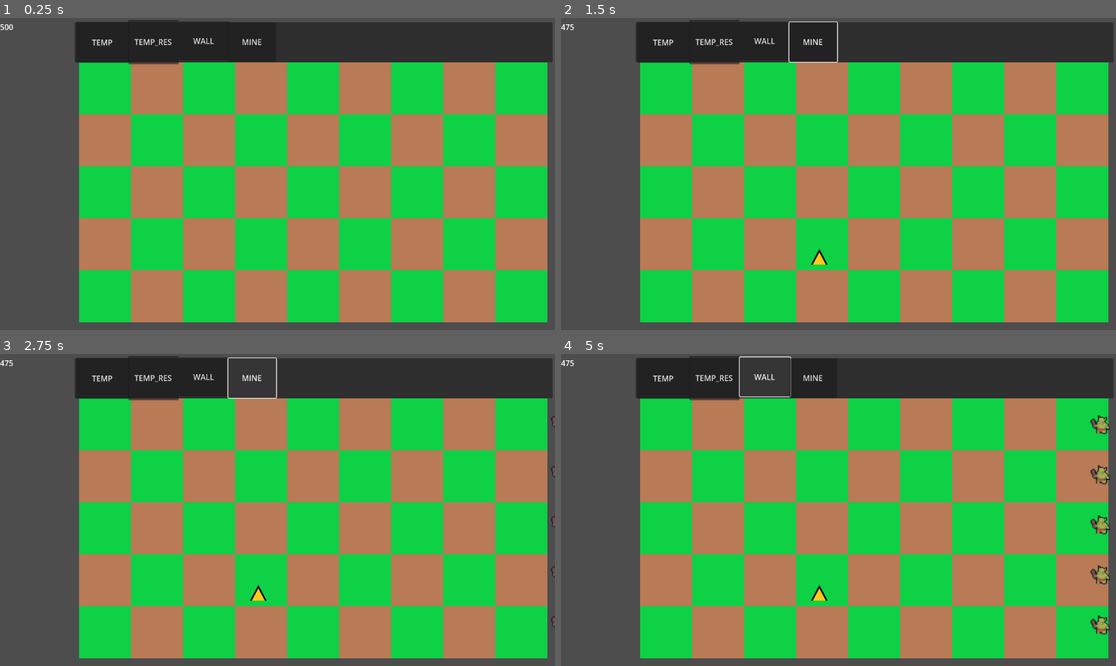
Above: before the commit, frames 1-4 (two rows, left to right).
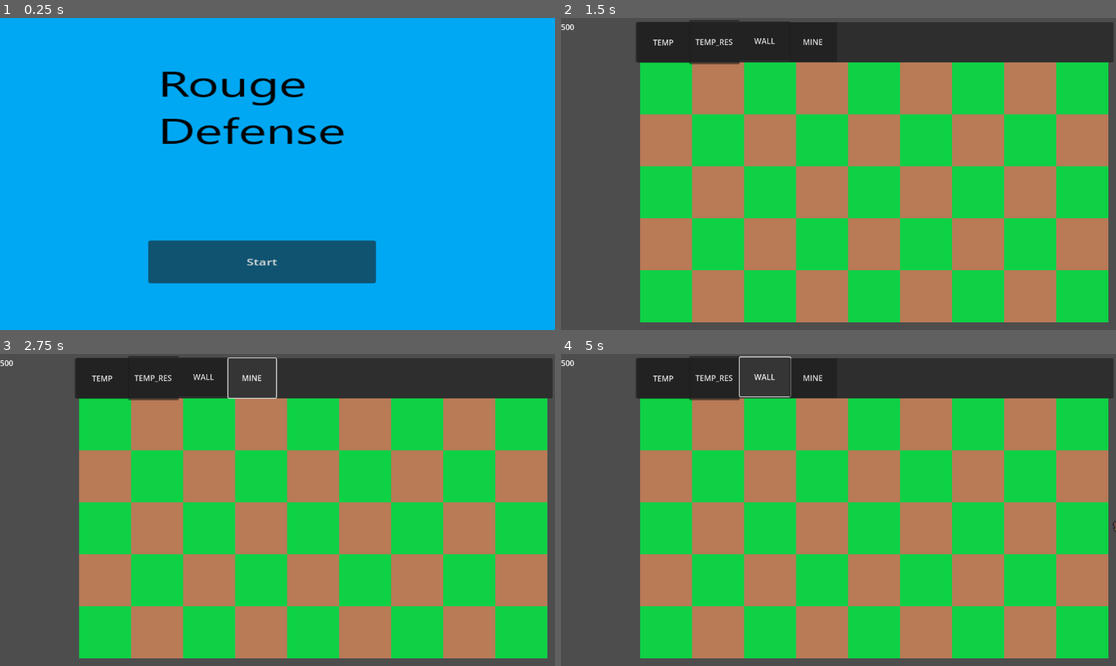
Above: after the commit, the same moments.

Repository: irule4567/RogueDefense
Game: Godot game, scene res://Gameplay Scenes/main_menu.tscn
Same seed, same stepped clock (60 frames per second), same inputs: the game is played once before the commit and once after it. Before the commit the project starts from res://testing.tscn.
Inputs (mouse positions are in pixels of both pictures, inside the frame that each line leads up to):
- Up to frame 1 (0.25 s): no input
- Up to frame 2 (1.5 s): click (810, 42) at 0.5 s, where only the run before the commit has a clickable "MINE"; click (821, 261) at 1.25 s, where only the run after the commit has a clickable "Start"
- Up to frame 3 (2.75 s): click "MINE" at 2 s
- Up to frame 4 (5 s): click "TEMP" at 2.75 s; click "TEMP_RES" at 3.5 s; click "WALL" at 4.25 s

The runs differ from the first frame. In frame 1, 100% of the frame differs, in the area x 0-100%, y 0-100%; in frame 2, 0.2%; in frame 3, 0.2%; in frame 4, 0.9%.

Commit message:
Added menu, recharges, and spawning outline
Added main menu. Currently just has title and start button.
Added functional recharges. Still need to find some way to visually indicate the recharges to the player.
Added a basic outline of how wave spawning and progression will work.
Fixed minor misalignment with lanes that enemies follow.

Diff:
--- a/Rouge Defense/MainGrid.gd
+++ b/Rouge Defense/Gameplay Scenes/MainGrid.gd
@@ -9,7 +9,7 @@
 var building
 var resource_count
 var deck = [] # Array of tower names for towers available in the level
-var recharges = [] # Array of current recharge times for each tower
+var recharges = [] # Array of current recharge times for each tower. Currently just has whether the tower is recharged or not
 @onready var resource_label = $/root/Testing/ResourceCount
 
 
@@ -19,7 +19,7 @@
 	for i in TowerProperties.tower_data.keys():
 		#print(TowerProperties.tower_data.get(i))
 		deck.append(TowerProperties.tower_data.get(i))
-		recharges.append(0)
+		recharges.append(false)
 	for x in GridWidth:
 		for y in GridHeight:
 			Dic[str(Vector2(x,y))] = {
@@ -29,7 +29,7 @@
 			#set_cell(0, Vector2(x,y), 0, Vector2i(0,0), 0)
 
 func _process(delta):
-	print(recharges)
+	#print(recharges)
 	resource_label.set_text(str(resource_count))
 	var tile = local_to_map(get_global_mouse_position())
 
@@ -37,8 +37,8 @@
 	#if Dic.has(str(tile)):
 		##set_cell(1, tile, 1, Vector2i(0,0), 0)
 		#print(Dic[str(tile)])
-
-	if Input.is_action_pressed("Click") && building == true && TowerProperties.tower_data[Selected_tower].cost <= resource_count && Dic.has(str(tile)):
+	# Check for click, selected tower, resources, tile exists, and recharge
+	if Input.is_action_pressed("Click") && building == true && TowerProperties.tower_data[Selected_tower].cost <= resource_count && Dic.has(str(tile)) && recharges[deck.find(TowerProperties.tower_data[Selected_tower])] == false:
 		#print("Place tower ", Selected_tower, " at position", Dic[str(tile)])
 		if Dic[str(tile)]["Taken"] == false:
 			Dic[str(tile)]["Taken"] = true
@@ -47,7 +47,15 @@
 			new_tower.position = tile*Vector2i(108,108)+Vector2i(54,54)
 			building = false
 			resource_count = resource_count - TowerProperties.tower_data[Selected_tower].cost
-			recharges[deck.find(TowerProperties.tower_data[Selected_tower])] = TowerProperties.tower_data[Selected_tower].recharge
+			_set_tower_timer(Selected_tower)
+
+			#var tower_timer = Timer.new()
+			#add_child(tower_timer)
+			#tower_timer.wait_time = TowerProperties.tower_data[Selected_tower].recharge
+			#tower_timer.one_shot = true
+			#tower_timer.start()
+			#tower_timer.connect("timeout", self, "_on_timer_timeout")
+			#recharges[deck.find(TowerProperties.tower_data[Selected_tower])] = tower_timer
 
 
 
@@ -78,3 +86,10 @@
 func _on_button_pressed():
 	Selected_tower = "Mine"
 	building = true
+
+func _set_tower_timer(tower):
+	recharges[deck.find(TowerProperties.tower_data[tower])] = true
+	#print("before timer")
+	await get_tree().create_timer(TowerProperties.tower_data[tower].recharge).timeout
+	#print("after timer")
+	recharges[deck.find(TowerProperties.tower_data[tower])] = false
--- /dev/null
+++ b/Rouge Defense/Gameplay Scenes/SpawingAlgorithm.gd
@@ -0,0 +1,39 @@
+extends Node
+
+var waveData = []
+
+var credits = [] # Credits per wave
+
+var num_waves
+
+var time_between_waves
+
+var initial_wait
+
+signal spawn_new_wave(waveData)
+
+# Called when the node enters the scene tree for the first time.
+func _ready():
+	credits = [1, 2, 3, 5, 8, 11, 14]
+	num_waves = credits.size()
+	time_between_waves = 3
+	initial_wait = 1
+	await get_tree().create_timer(initial_wait).timeout
+	_set_new_wave(0)
+	#waveData = [["Basic_Enemy", 1], ["Basic_Enemy", 2], ["Basic_Enemy", 3], ["Basic_Enemy", 4], ["Basic_Enemy", 5]]
+
+
+# Called every frame. 'delta' is the elapsed time since the previous frame.
+func _process(delta):
+	pass
+
+func _set_new_wave(wave):
+	for i in credits[wave]:
+		var lane = randi() % 5 + 1
+		waveData.append(["Basic_Enemy", lane])
+	spawn_new_wave.emit(waveData)
+	await get_tree().create_timer(time_between_waves).timeout
+	print("Timer ends")
+	print(wave)
+	if wave+1 < num_waves:
+		_set_new_wave(wave + 1)
--- /dev/null
+++ b/Rouge Defense/Gameplay Scenes/StartButton.gd
@@ -0,0 +1,15 @@
+extends Button
+@onready var main_game = preload("res://Gameplay Scenes/testing.tscn").instantiate()
+
+# Called when the node enters the scene tree for the first time.
+func _ready():
+	pass # Replace with function body.
+
+
+# Called every frame. 'delta' is the elapsed time since the previous frame.
+func _process(delta):
+	pass
+
+
+func _on_pressed():
+	get_tree().change_scene_to_file("res://Gameplay Scenes/testing.tscn")
--- /dev/null
+++ b/Rouge Defense/Gameplay Scenes/main_menu.tscn
@@ -0,0 +1,26 @@
+[gd_scene load_steps=3 format=3 uid="uid://u6xvo0fuqcfe"]
+
+[ext_resource type="Texture2D" uid="uid://ryjqnx0fvu4c" path="res://Assets/Title.png" id="1_aeggq"]
+[ext_resource type="Script" path="res://Gameplay Scenes/StartButton.gd" id="2_jelbv"]
+
+[node name="MainMenu" type="Node2D"]
+
+[node name="TitleBackground" type="TextureRect" parent="."]
+offset_right = 696.0
+offset_bottom = 564.0
+texture = ExtResource("1_aeggq")
+
+[node name="Camera2D" type="Camera2D" parent="."]
+anchor_mode = 0
+zoom = Vector2(1.7, 1.15)
+
+[node name="StartButton" type="Button" parent="."]
+offset_left = 181.0
+offset_top = 402.0
+offset_right = 459.0
+offset_bottom = 479.0
+text = "Start
+"
+script = ExtResource("2_jelbv")
+
+[connection signal="pressed" from="StartButton" to="StartButton" method="_on_pressed"]
--- /dev/null
+++ b/Rouge Defense/Gameplay Scenes/testing.gd
@@ -0,0 +1,16 @@
+extends Node2D
+
+# Called when the node enters the scene tree for the first time.
+func _ready():
+	pass
+
+
+# Called every frame. 'delta' is the elapsed time since the previous frame.
+func _process(delta):
+	pass
+
+
+func _on_spawing_algorithm_spawn_new_wave(waveData):
+	for i in waveData:
+		var enemy = load("res://Enemies/" + i[0] + ".tscn").instantiate()
+		get_node("Lane" + str(i[1]) + "path").add_child(enemy, true)
--- a/Rouge Defense/testing.tscn
+++ b/Rouge Defense/Gameplay Scenes/testing.tscn
@@ -1,9 +1,10 @@
-[gd_scene load_steps=13 format=3 uid="uid://h1jrfc40y2b8"]
+[gd_scene load_steps=14 format=3 uid="uid://h1jrfc40y2b8"]
 
 [ext_resource type="Texture2D" uid="uid://cj8ivpf3e30re" path="res://Assets/Green_Tile.png" id="1_flg64"]
-[ext_resource type="Script" path="res://testing.gd" id="1_jtmp6"]
+[ext_resource type="Script" path="res://Gameplay Scenes/testing.gd" id="1_jtmp6"]
 [ext_resource type="Texture2D" uid="uid://vadgd1lyvnhr" path="res://Assets/Brown_Tile.png" id="2_spw6n"]
-[ext_resource type="Script" path="res://MainGrid.gd" id="2_w0saf"]
+[ext_resource type="Script" path="res://Gameplay Scenes/MainGrid.gd" id="2_w0saf"]
+[ext_resource type="Script" path="res://Gameplay Scenes/SpawingAlgorithm.gd" id="5_1v33r"]
 
 [sub_resource type="TileSetAtlasSource" id="TileSetAtlasSource_0ymea"]
 texture = ExtResource("1_flg64")
@@ -80,31 +81,31 @@
 
 [sub_resource type="Curve2D" id="Curve2D_n0c6g"]
 _data = {
-"points": PackedVector2Array(0, 0, 0, 0, 1056, 52, 0, 0, 0, 0, 0, 52)
+"points": PackedVector2Array(0, 0, 0, 0, 1056, 54, 0, 0, 0, 0, 0, 54)
 }
 point_count = 2
 
 [sub_resource type="Curve2D" id="Curve2D_a8ccb"]
 _data = {
-"points": PackedVector2Array(0, 0, 0, 0, 1056, 156, 0, 0, 0, 0, 0, 156)
+"points": PackedVector2Array(0, 0, 0, 0, 1056, 162, 0, 0, 0, 0, 0, 162)
 }
 point_count = 2
 
 [sub_resource type="Curve2D" id="Curve2D_0hthd"]
 _data = {
-"points": PackedVector2Array(0, 0, 0, 0, 1056, 260, 0, 0, 0, 0, 0, 260)
+"points": PackedVector2Array(0, 0, 0, 0, 1056, 270, 0, 0, 0, 0, 0, 270)
 }
 point_count = 2
 
 [sub_resource type="Curve2D" id="Curve2D_iqxjh"]
 _data = {
-"points": PackedVector2Array(0, 0, 0, 0, 1056, 364, 0, 0, 0, 0, 0, 364)
+"points": PackedVector2Array(0, 0, 0, 0, 1056, 378, 0, 0, 0, 0, 0, 378)
 }
 point_count = 2
 
 [sub_resource type="Curve2D" id="Curve2D_c74w4"]
 _data = {
-"points": PackedVector2Array(0, 0, 0, 0, 1056, 468, 0, 0, 0, 0, 0, 468)
+"points": PackedVector2Array(0, 0, 0, 0, 1056, 486, 0, 0, 0, 0, 0, 486)
 }
 point_count = 2
 
@@ -145,8 +146,6 @@
 offset_bottom = 84.0
 text = "TEMP"
 
-[node name="Tower_Recharge" type="Timer" parent="PanelContainer/Towers/Tower_Button"]
-
 [node name="Resource_Producer_button" type="Button" parent="PanelContainer/Towers"]
 layout_mode = 0
 offset_left = 111.0
@@ -190,6 +189,9 @@
 offset_top = -85.0
 offset_right = -7.0
 offset_bottom = -2.0
+
+[node name="SpawingAlgorithm" type="Node" parent="."]
+script = ExtResource("5_1v33r")
 
 [connection signal="child_exiting_tree" from="MainGrid/Towers" to="MainGrid" method="_on_towers_child_exiting_tree"]
 [connection signal="timeout" from="MainGrid/PassiveIncomeTimer" to="MainGrid" method="_on_passive_income_timer_timeout"]
@@ -197,3 +199,4 @@
 [connection signal="pressed" from="PanelContainer/Towers/Resource_Producer_button" to="MainGrid" method="_on_resource_producer_button_pressed"]
 [connection signal="pressed" from="PanelContainer/Towers/Wall_button" to="MainGrid" method="_on_wall_button_pressed"]
 [connection signal="pressed" from="PanelContainer/Towers/Button" to="MainGrid" method="_on_button_pressed"]
+[connection signal="spawn_new_wave" from="SpawingAlgorithm" to="." method="_on_spawing_algorithm_spawn_new_wave"]
--- a/Rouge Defense/project.godot
+++ b/Rouge Defense/project.godot
@@ -11,7 +11,7 @@
 [application]
 
 config/name="Rouge Defense"
-run/main_scene="res://testing.tscn"
+run/main_scene="res://Gameplay Scenes/main_menu.tscn"
 config/features=PackedStringArray("4.2", "Forward Plus")
 config/icon="res://icon.svg"
 
--- a/Rouge Defense/testing.gd
+++ /dev/null
@@ -1,14 +0,0 @@
-extends Node2D
-
-
-# Called when the node enters the scene tree for the first time.
-func _ready():
-	var waveData = [["Basic_Enemy", 1], ["Basic_Enemy", 2], ["Basic_Enemy", 3], ["Basic_Enemy", 4], ["Basic_Enemy", 5]]
-	for i in waveData:
-		var enemy = load("res://Enemies/" + i[0] + ".tscn").instantiate()
-		get_node("Lane" + str(i[1]) + "path").add_child(enemy, true)
-
-
-# Called every frame. 'delta' is the elapsed time since the previous frame.
-func _process(delta):
-	pass
Binary file added: Rouge Defense/Assets/Title.png
Not shown, added: Rouge Defense/Assets/Title.png.import
Renamed: Rouge Defense/PassiveIncomeTimer.gd -> Rouge Defense/Gameplay Scenes/PassiveIncomeTimer.gd
Not shown, changed: Rouge Defense/Self-Organization/General plan.docx
